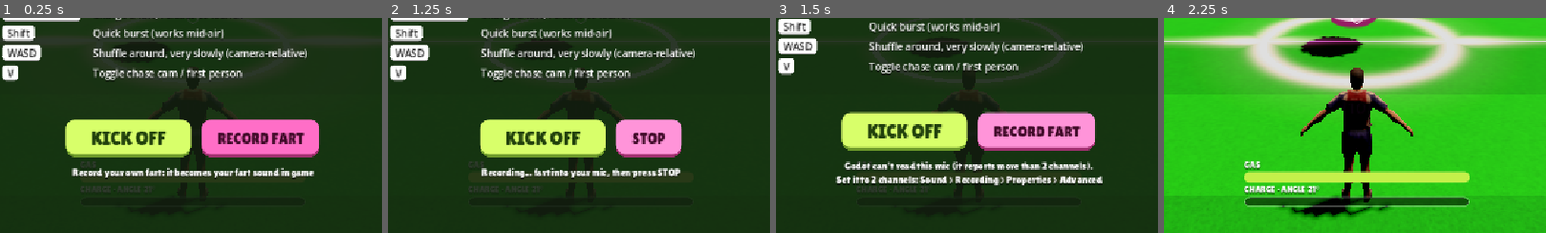
Above: before the commit, frames 1-4 (left to right).
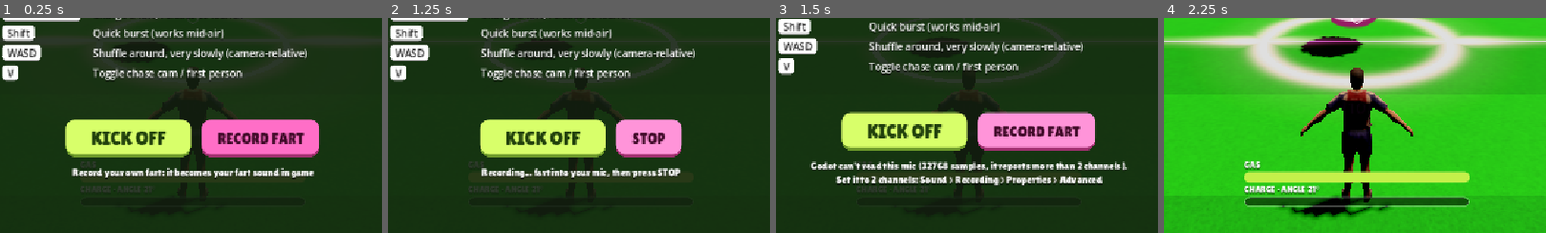
Above: after the commit, the same moments.

Repository: arnavaggarwal-dev/fartball
Game: Godot game, scene res://main.tscn
Same seed, same stepped clock (60 frames per second), same inputs: the game is played once before the commit and once after it.
Inputs:
- Up to frame 1 (0.25 s): no input
- Up to frame 2 (1.25 s): click "RECORD FART" at 0.5 s
- Up to frame 3 (1.5 s): click "STOP" at 1.25 s
- Up to frame 4 (2.25 s): click "KICK OFF" at 2 s
The pictures show only the part of the screen within x 25-75%, y 50-100%; the shares and areas given below are measured in that part.

Frames 1-2 are identical in both runs. In frame 3, 2.1% of the frame differs, in the area x 8-92%, y 66-72%; in frame 4, nothing differs.

Commit message:
Fix fart recording in web builds
AudioEffectRecord never fills its buffer in single-threaded web exports
(godotengine/godot#102316), so every browser recording came back silent.
The Mic bus now uses AudioEffectCapture: frames are drained each frame while
recording and turned into a mono 16-bit WAV on STOP, then trimmed and
normalized as before. The no-audio message now reports the sample count.

Diff:
--- a/default_bus_layout.tres
+++ b/default_bus_layout.tres
@@ -1,7 +1,8 @@
 [gd_resource type="AudioBusLayout" format=3 uid="uid://bd7us686fj4pv"]
 
-[sub_resource type="AudioEffectRecord" id="MicRecord"]
-resource_name = "Record"
+[sub_resource type="AudioEffectCapture" id="MicCapture"]
+resource_name = "Capture"
+buffer_length = 2.0
 
 [resource]
 bus/1/name = &"Mic"
@@ -10,5 +11,5 @@
 bus/1/bypass_fx = false
 bus/1/volume_db = 0.0
 bus/1/send = &"Master"
-bus/1/effect/0/effect = SubResource("MicRecord")
+bus/1/effect/0/effect = SubResource("MicCapture")
 bus/1/effect/0/enabled = true
--- a/main.gd
+++ b/main.gd
@@ -31,6 +31,7 @@
 const MY_FART_PITCH := {"Burst": 1.35, "Small": 1.12, "Mid": 1.0, "Big": 0.8}
 const MIC_GATE := 1500  # 16-bit sample level (about -27 dBFS) that counts as "fart started"
 const MY_FART_MAX := 2.0  # seconds kept after the fart starts
+const MIC_MAX_SEC := 10.0  # longest raw recording kept before trimming
 const FAN_SLICES := 3
 const MOAN_SPEED := 7.0  # m/s closing speed between you and the opponent that earns a moan
 
@@ -62,6 +63,7 @@
 var mood_target := NEON_PINK
 var stock_farts := {}  # Sfx player name -> its stock AudioStreamRandomizer
 var recording := false
+var mic_frames := PackedVector2Array()
 var fan_aps: Array[AnimationPlayer] = []
 var fan_slice := 0
 var fans_awake_until := 0  # web: fans only animate while cheering (msec)
@@ -372,27 +374,62 @@
 
 
 # ---------- record your own fart (menu buttons, Mic bus in default_bus_layout.tres) ----------
+## The Mic bus uses AudioEffectCapture, not AudioEffectRecord: Record never fills its
+## buffer in single-threaded web builds (Godot issue #102316). While recording, every
+## frame drains the capture buffer into mic_frames; STOP turns them into a WAV.
+func mic_capture() -> AudioEffectCapture:
+	return AudioServer.get_bus_effect(AudioServer.get_bus_index("Mic"), 0)
+
+
+func pull_mic() -> void:
+	var cap := mic_capture()
+	var n := cap.get_frames_available()
+	if n > 0 and mic_frames.size() < MIC_MAX_SEC * AudioServer.get_mix_rate():
+		mic_frames.append_array(cap.get_buffer(n))
+	elif n > 0:
+		cap.clear_buffer()  # past the cap: drop, keep the buffer from filling up
+
+
+## Stereo float frames -> mono 16-bit PCM WAV.
+func frames_to_wav(frames: PackedVector2Array) -> AudioStreamWAV:
+	if frames.is_empty():
+		return null
+	var data := PackedByteArray()
+	data.resize(frames.size() * 2)
+	for i in frames.size():
+		var f := frames[i]
+		data.encode_s16(i * 2, clampi(int((f.x + f.y) * 0.5 * 32767.0), -32768, 32767))
+	var wav := AudioStreamWAV.new()  # ponytail: runtime data from the mic, not a node
+	wav.format = AudioStreamWAV.FORMAT_16_BITS
+	wav.mix_rate = int(AudioServer.get_mix_rate())
+	wav.stereo = false
+	wav.data = data
+	return wav
+
+
 func _on_rec_fart_pressed() -> void:
-	var rec: AudioEffectRecord = AudioServer.get_bus_effect(AudioServer.get_bus_index("Mic"), 0)
 	if not recording:
+		mic_capture().clear_buffer()
+		mic_frames.clear()
 		$Sfx/Mic.play()
-		rec.set_recording_active(true)
 		recording = true
 		%RecFart.text = "STOP"
 		%FartStatus.text = "Recording... fart into your mic, then press STOP"
 		return
-	rec.set_recording_active(false)
+	pull_mic()
 	$Sfx/Mic.stop()
 	recording = false
 	%RecFart.text = "RECORD FART"
-	var raw := rec.get_recording()
+	var got := mic_frames.size()
+	var raw := frames_to_wav(mic_frames)
+	mic_frames.clear()
 	if is_dead_silence(raw):
 		# all zeros = no mic data at all: in a browser the mic permission was refused; on the
 		# Windows desktop build, Godot's WASAPI driver can't read mics reporting >2 channels
 		if web:
-			%FartStatus.text = "Couldn't hear your mic. Allow microphone access for this page and try again"
+			%FartStatus.text = "Couldn't hear your mic (%d samples). Allow microphone access for this page and try again" % got
 		else:
-			%FartStatus.text = "Godot can't read this mic (it reports more than 2 channels).\nSet it to 2 channels: Sound > Recording > Properties > Advanced"
+			%FartStatus.text = "Godot can't read this mic (%d samples, it reports more than 2 channels).\nSet it to 2 channels: Sound > Recording > Properties > Advanced" % got
 		return
 	var clip := trim_and_normalize(raw)
 	if clip == null:
@@ -721,6 +758,8 @@
 
 func _process(dt: float) -> void:
 	var rdt := minf(dt / Engine.time_scale, 1.0 / 30)  # real (unscaled) frame time
+	if recording:
+		pull_mic()
 	if state == "goal" and $GoalTimer.time_left < 1.2:
 		Engine.time_scale = minf(1, Engine.time_scale + rdt * 2)
 	var c := charge_level() if charging else 0.0
